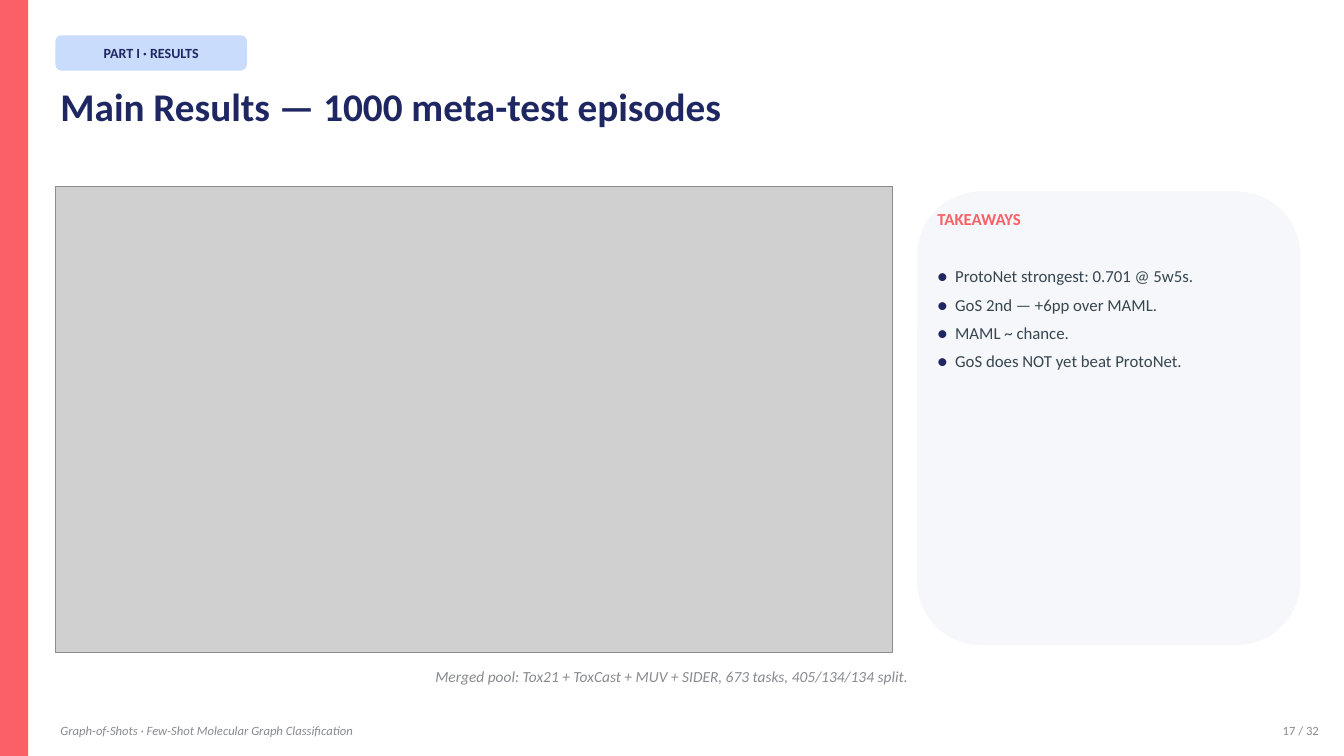
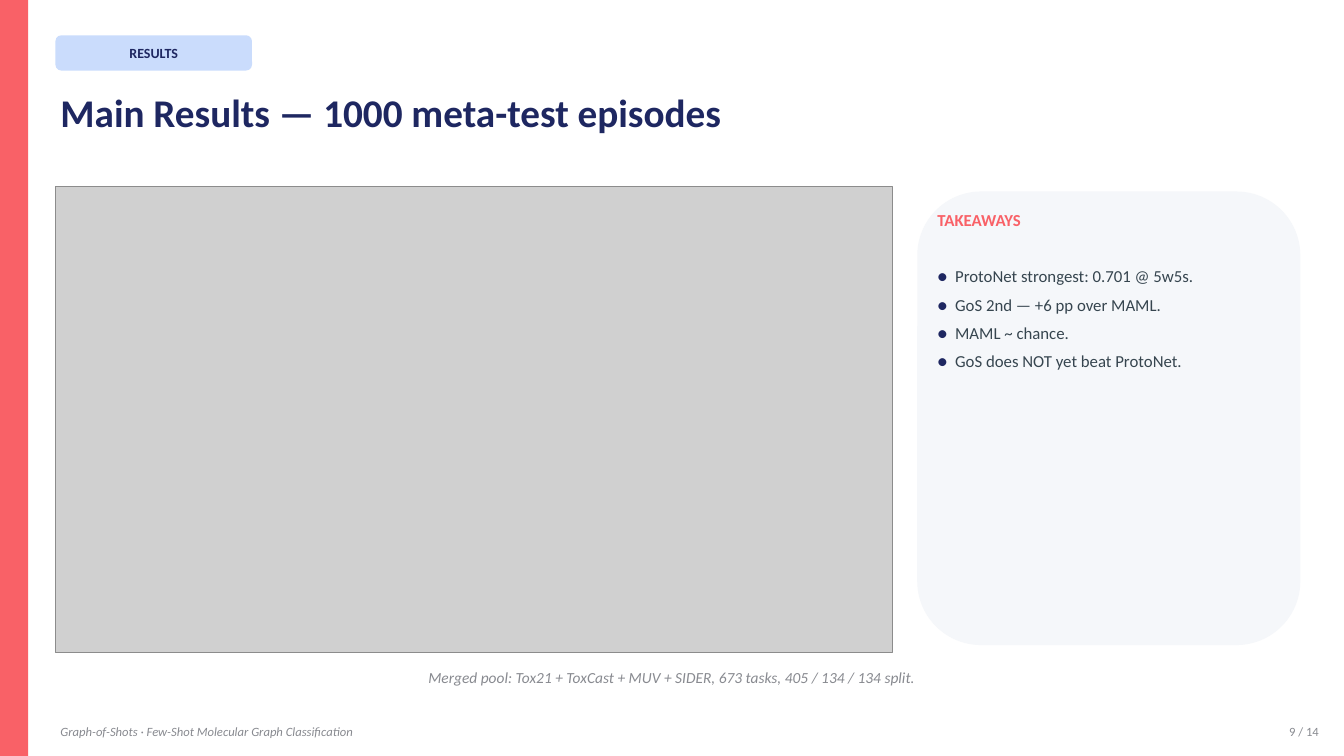
Before and after one commit to BDeMo/proj-mol, a slide deck: slide 9 of presentation/Graph-of-Shots.pptx (slide 17 before the commit). Drawn at 1344x756 pixels with LibreOffice and Linux fonts; fonts in the diff are those of the drawing; grey boxes stand for pictures. Boxes give left, top, right and bottom in pixels: in the first picture for what was removed or moved away, otherwise in the second. Text is boxed around its words. In the diff, an @@ line names an element or a change of style, - is before the commit and + after.

Commit message:
PPT: condense to 14 slides, native MS shapes, unified Calibri, split formulas
Structure (14 slides total):
  Non-experiment (8 pages):
    1  Title
    2  Motivation
    3  Episodic formulation + dataset stats
    4  Baselines (ProtoNet + FOMAML side-by-side)
    5  Problem formulation + GoS pipeline
    6  Method — encoder / affinity / meta-GNN (3-column)
    7  Prototype head pitfall + iterative refinement
    8  v2 — diagnosis + 5 modifications

  Experiments (5 pages):
    9   Main comparison
    10  Ablations
    11  Sample efficiency + training dynamics
    12  v2 new ablation suite
    13  v2 expected targets

  14 Thank you

Design changes:
  • All diagrams drawn with NATIVE MS PowerPoint shapes (rounded rects,
    ovals, arrows, connectors) — no more matplotlib diagram PNGs.
  • Each equation is its own PNG (19 individual formula images).
  • Typography: Calibri everywhere, 28pt/bold titles, 16pt body.

```diff
--- a/presentation/Graph-of-Shots.pptx
+++ b/presentation/Graph-of-Shots.pptx
@@ rounded rectangle "RESULTS": place and size @@
-rounded rectangle "RESULTS" at box(55, 35, 247, 71)
+rounded rectangle "RESULTS" at box(55, 35, 252, 71)
@@ text removed at box(104, 49, 199, 58) @@
-PART I · RESULTS
@@ text in rounded rectangle at box(129, 49, 178, 58): text added @@
+RESULTS
@@ text "Main Results — 1000 meta-test ...": place and size @@
-text "Main Results — 1000 meta-test ..." at box(60, 93, 721, 127)
+text "Main Results — 1000 meta-test ..." at box(60, 99, 721, 133)
@@ text at box(955, 299, 1161, 314): spaces changed @@
-● GoS 2nd — +6pp over MAML.
+● GoS 2nd — +6 pp over MAML.
@@ text at box(428, 672, 915, 686): spaces changed @@
-Merged pool: Tox21 + ToxCast + MUV + SIDER, 673 tasks, 405/134/134 split.
+Merged pool: Tox21 + ToxCast + MUV + SIDER, 673 tasks, 405 / 134 / 134 split.
@@ text at box(1289, 728, 1319, 736): text changed @@
-17 / 32
+9 / 14
```
Also in this commit, not shown: 8 other slides changed, 3 slides added, 21 slides removed, 35 other files.
